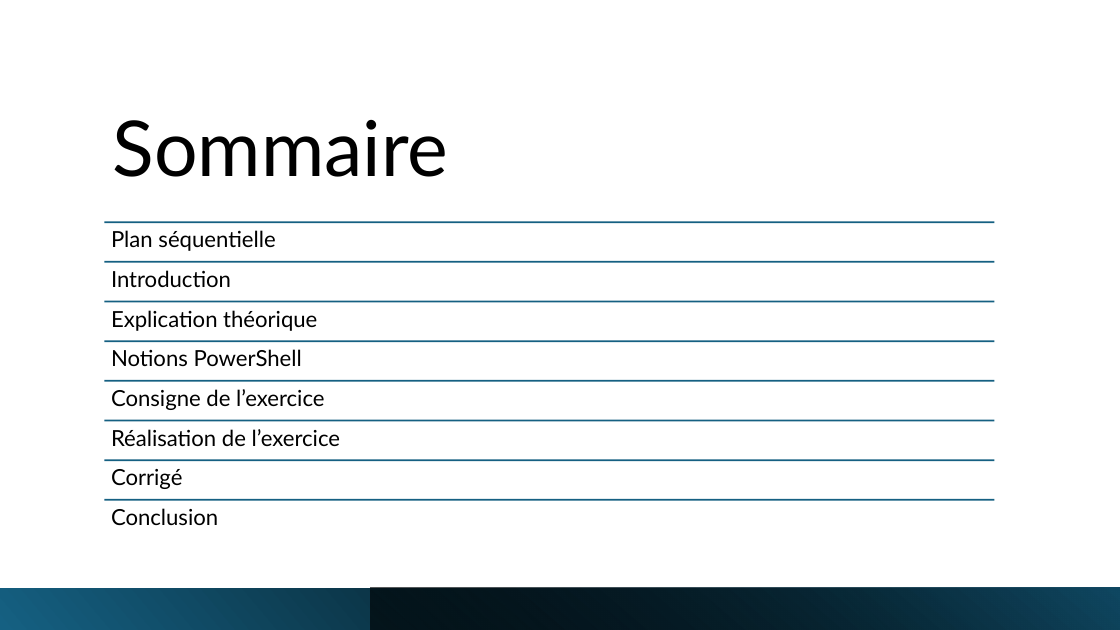
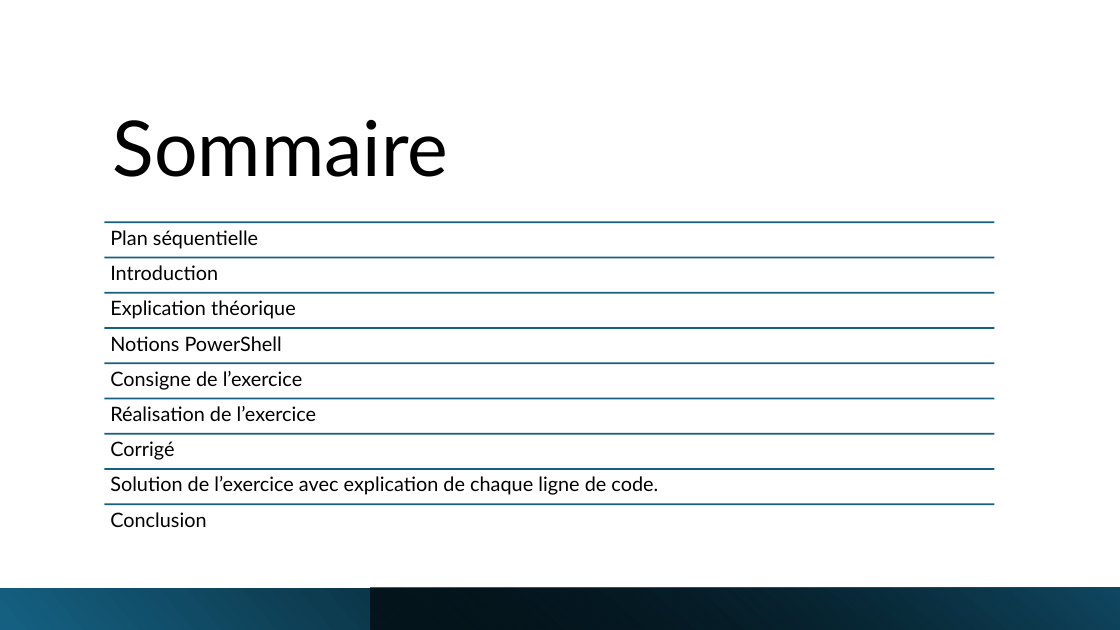
Before and after one commit to Lucas-santosL/MA-18_projet, a slide deck: slide 2 of 2ème partie/MA-18_partie2.pptx. Drawn at 1120x630 pixels with LibreOffice and Linux fonts; fonts in the diff are those of the drawing. Boxes give left, top, right and bottom in pixels: in the first picture for what was removed or moved away, otherwise in the second. Text is boxed around its words. In the diff, an @@ line names an element or a change of style, - is before the commit and + after.

```diff
--- a/2ème partie/MA-18_partie2.pptx
+++ b/2ème partie/MA-18_partie2.pptx
@@ line moved from (104, 262) - (995, 262) to (104, 257) - (995, 257) @@
@@ text "Explication théorique": place and size @@
-text "Explication théorique" at bbox=[111, 310, 317, 331]
+text "Explication théorique" at bbox=[110, 300, 296, 319]
@@ line moved from (104, 302) - (995, 302) to (104, 292) - (995, 292) @@
@@ text "Notions PowerShell": place and size @@
-text "Notions PowerShell" at bbox=[111, 349, 302, 366]
+text "Notions PowerShell" at bbox=[110, 336, 282, 351]
@@ line moved from (104, 341) - (995, 341) to (104, 328) - (995, 328) @@
@@ text "Consigne de l’exercice": place and size @@
-text "Consigne de l’exercice" at bbox=[111, 389, 324, 410]
+text "Consigne de l’exercice" at bbox=[110, 371, 302, 390]
@@ line moved from (104, 381) - (995, 381) to (104, 363) - (995, 363) @@
@@ text "Réalisation de l’exercice": place and size @@
-text "Réalisation de l’exercice" at bbox=[111, 429, 340, 446]
+text "Réalisation de l’exercice" at bbox=[110, 406, 317, 421]
@@ line added from (104, 398) to (995, 398), #156082 1.5 pt @@
@@ size 19 to 17 pt in 8 elements at bbox=[110, 230, 258, 249], bbox=[110, 512, 206, 527], bbox=[110, 265, 218, 280], bbox=[110, 300, 296, 319], bbox=[110, 336, 282, 351], bbox=[110, 371, 302, 390], bbox=[110, 406, 317, 421], bbox=[110, 441, 174, 460] @@
@@ text "Corrigé": place and size @@
-text "Corrigé" at bbox=[111, 469, 183, 489]
+text "Corrigé" at bbox=[110, 441, 174, 460]
@@ line moved from (104, 421) - (995, 421) to (104, 434) - (995, 434) @@
@@ line moved from (104, 460) - (995, 460) to (104, 469) - (995, 469) @@
@@ text added at bbox=[110, 476, 658, 495], 17 pt, text #000000 @@
+Solution de l’exercice avec explication de chaque ligne de code.
@@ line moved from (104, 500) - (995, 500) to (104, 504) - (995, 504) @@
```
Also in this commit, not shown: 4 slides added.
